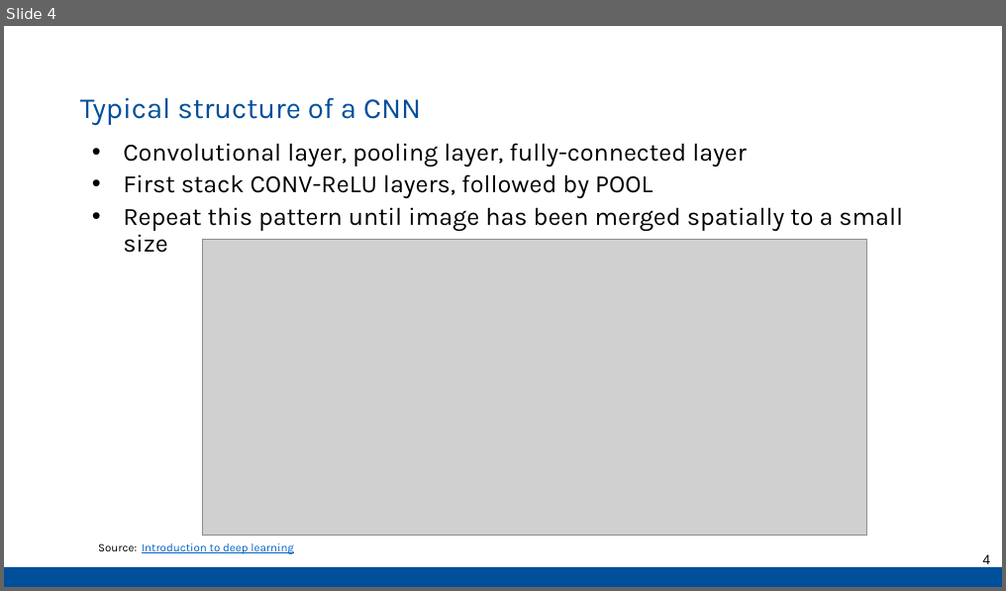
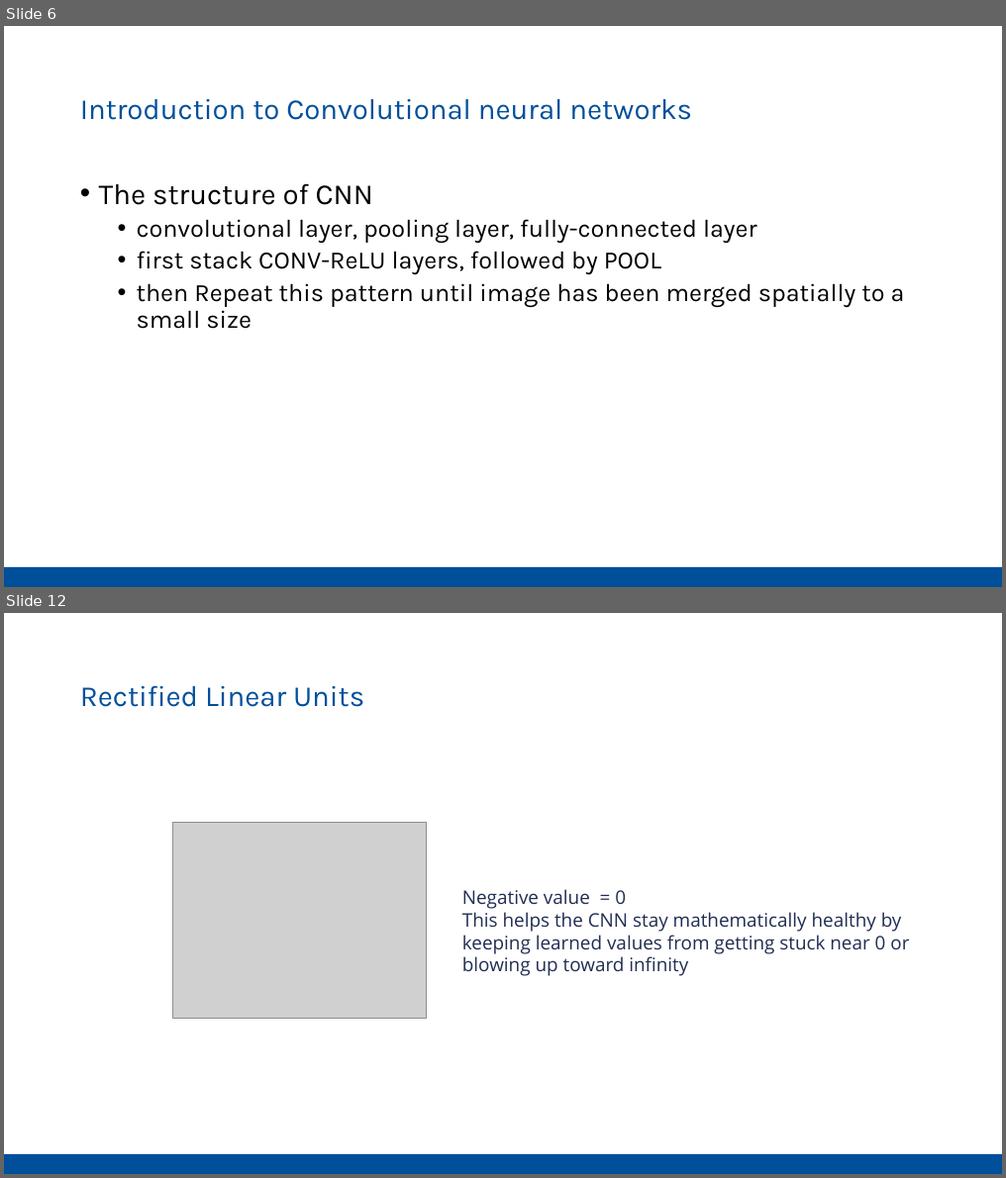
Before and after one commit to Pathi-rao/Image-Similarity-Estimation-using-Siamese-Neural-Networks, a slide deck: presentation.pptx. Shown one above the other, each under a label of ours: slide 4 before the commit, slides 6 and 12 after it; the slides between them are not shown. The pictures are 1006x591 and 1006x1178 pixels, drawn with LibreOffice and Linux fonts; fonts in the diff are those of the drawing; grey boxes stand for pictures. Boxes give left, top, right and bottom in pixels: in the first picture for what was removed or moved away, otherwise in the second. Text is boxed around its words. In the diff, an @@ line names an element or a change of style, - is before the commit and + after.

```diff
--- a/presentation.pptx
+++ b/presentation.pptx
@@ slide 12 added at <box>4,613,1002,1174</box>, background #FFFFFF; not listed: 1 template element that a slide beside it also shows @@
@@ title added at <box>80,685,364,707</box>, 28 pt, text #004F9B @@
+Rectified Linear Units
@@ picture added at <box>172,822,427,1018</box> @@
@@ text added at <box>462,889,909,976</box>, 18 pt, text #212E53 @@
+Negative value = 0
+This helps the CNN stay mathematically healthy by keeping learned values from getting stuck near 0 or blowing up toward infinity
@@ what was slide 4 is now slide 6 @@
@@ slide 6 changed as well @@
@@ title at <box>80,99,692,120</box>: text changed @@
-Typical structure of a CNN
+Introduction to Convolutional neural networks
@@ text at <box>99,183,905,329</box>: text changed @@
-• Convolutional layer, pooling layer, fully-connected layer
-• First stack CONV-ReLU layers, followed by POOL
-• Repeat this pattern until image has been merged spatially to a small size
+• The structure of CNN
+  • convolutional layer, pooling layer, fully-connected layer
+  • first stack CONV-ReLU layers, followed by POOL
+  • then Repeat this pattern until image has been merged spatially to a small size
@@ picture removed at <box>202,240,867,536</box> @@
@@ text removed at <box>98,544,294,555</box> @@
-Source: Introduction to deep learning
@@ page number removed at <box>983,555,991,565</box> @@
-4
```
Also in this commit, not shown: 1 other slide changed, 14 other slides added, 16 slides removed.
